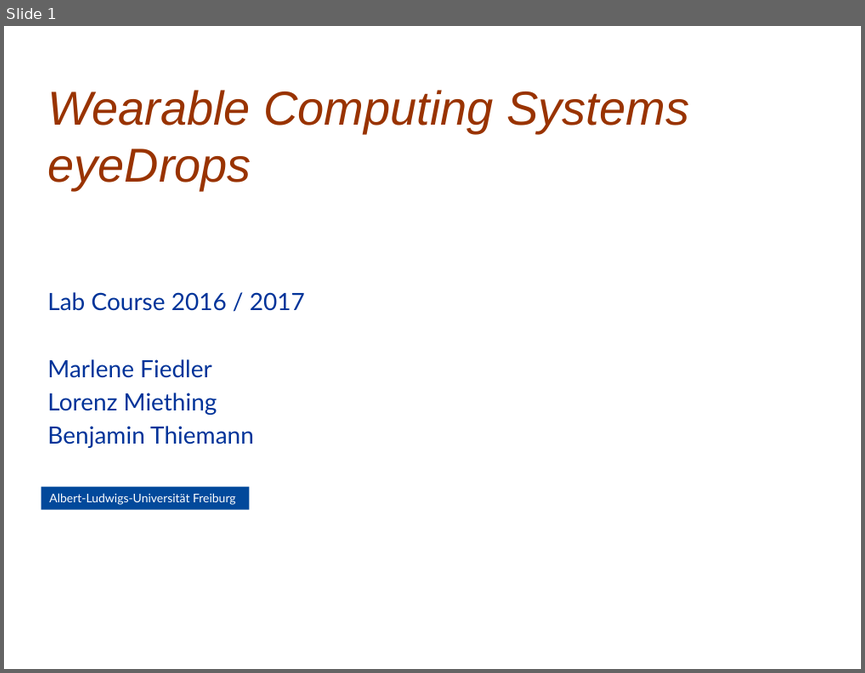
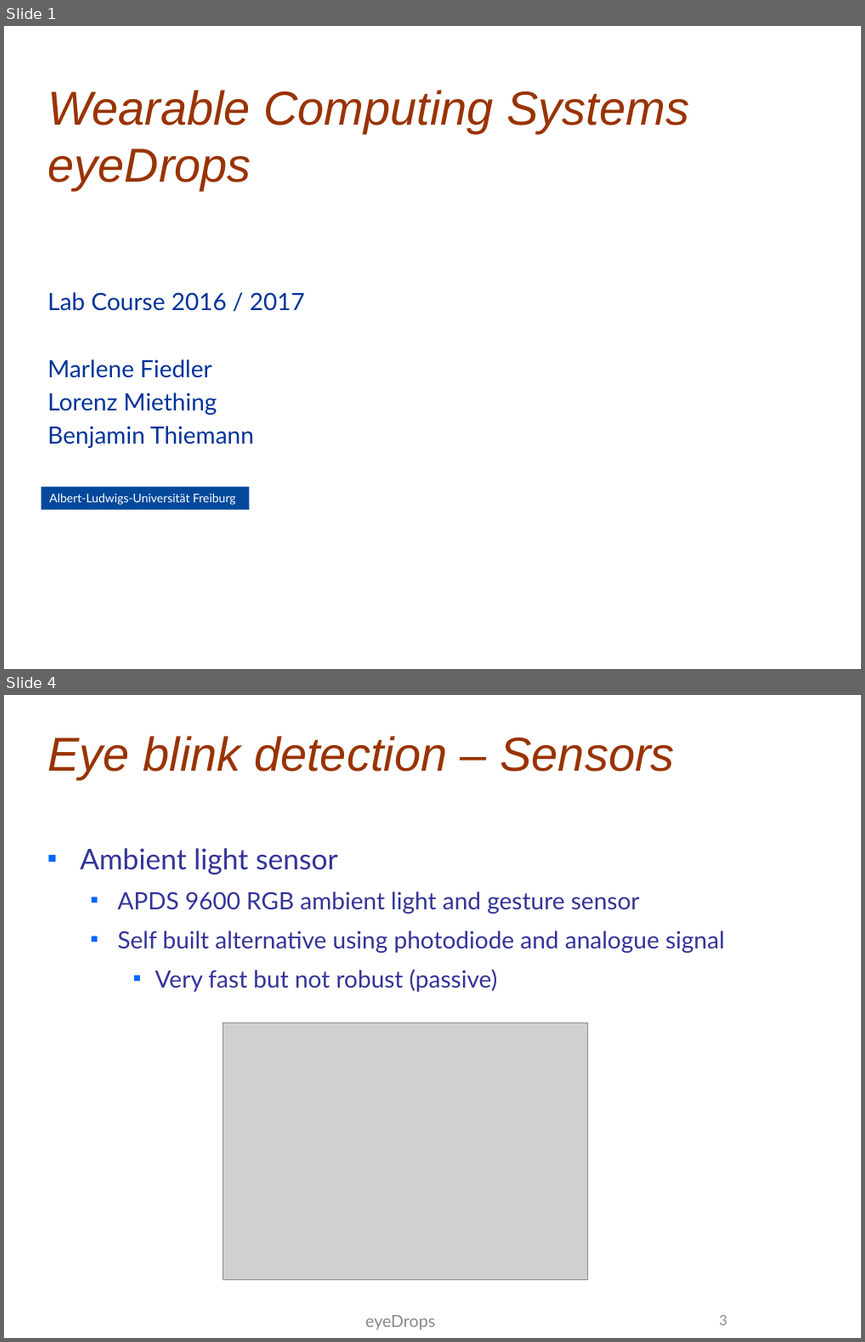
Before and after one commit to benthie/wearables-praktikum, a slide deck: documents/midterm presentation/Midterm Presentation.pptx. Shown one above the other, each under a label of ours: slide 1 before the commit, slides 1 and 4 after it; the slides between them are not shown. The pictures are 865x673 and 865x1342 pixels, drawn with LibreOffice and Linux fonts; fonts in the diff are those of the drawing; grey boxes stand for pictures; background and template pictures are left out. Boxes give left, top, right and bottom in pixels: in the first picture for what was removed or moved away, otherwise in the second. Text is boxed around its words. In the diff, an @@ line names an element or a change of style, - is before the commit and + after.

```diff
--- a/documents/midterm presentation/Midterm Presentation.pptx
+++ b/documents/midterm presentation/Midterm Presentation.pptx
@@ slide 4 added at (4, 695, 861, 1338), background picture (left out) @@
@@ title added at (48, 736, 674, 779), 40 pt, text #993300, italic @@
+Eye blink detection – Sensors
@@ text added at (80, 848, 725, 992), 20 pt, text #333399 @@
+■ Ambient light sensor
+  ■ APDS 9600 RGB ambient light and gesture sensor
+  ■ Self built alternative using photodiode and analogue signal
+    ■ Very fast but not robust (passive)
@@ picture added at (223, 1023, 587, 1279) @@
@@ text added at (365, 1315, 435, 1330), 14 pt, text #898989 @@
+eyeDrops
@@ page number added at (719, 1315, 727, 1325), 12 pt, text #8C8C8C @@
+3
```
Also in this commit, not shown: 3 slides changed, 6 other slides added, 1 slide removed.
